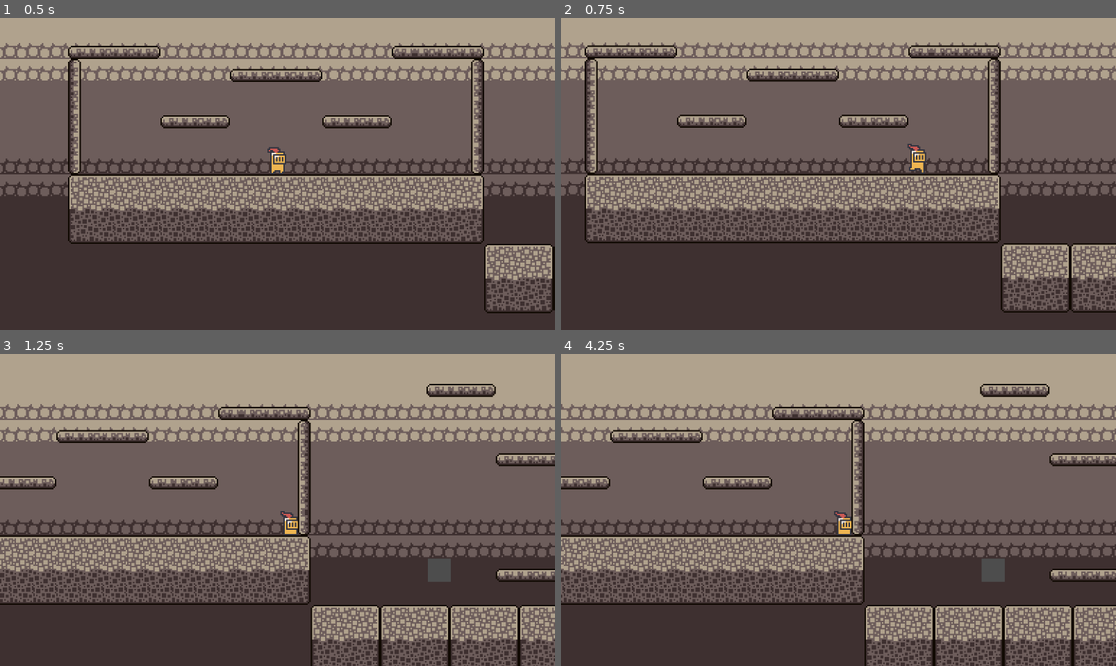
Above: before the commit, frames 1-4 (two rows, left to right).
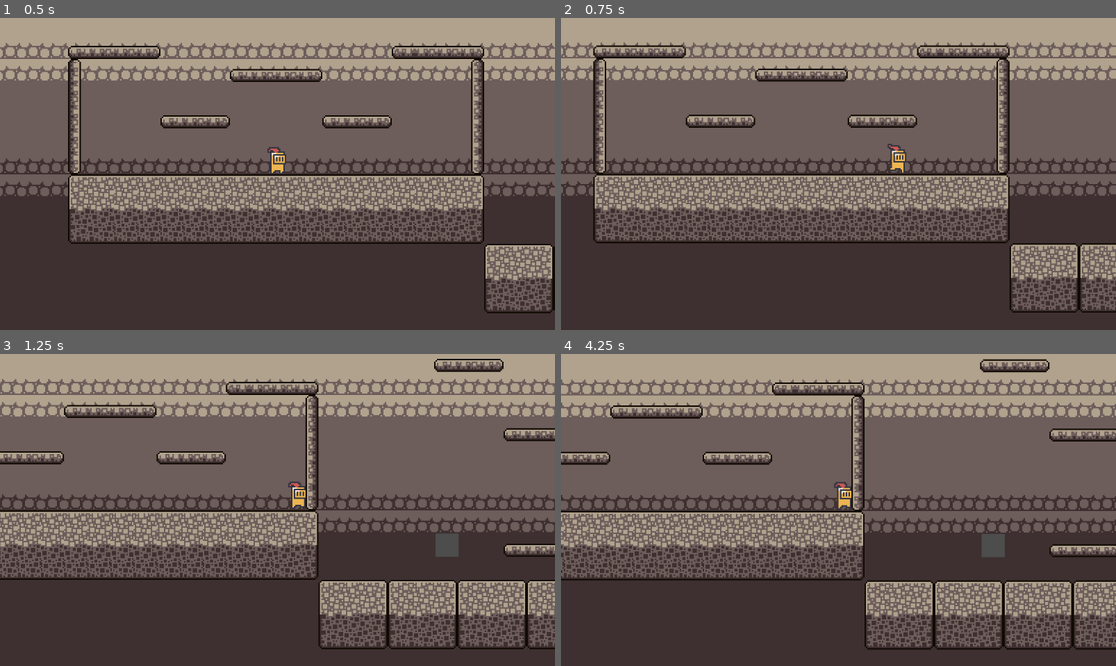
Above: after the commit, the same moments.

Repository: Amen-Haj-Brahim/experimental-godot-platformer
Game: Godot game, scene res://scenes/amjangame.tscn
Same seed, same stepped clock (60 frames per second), same inputs: the game is played once before the commit and once after it.
Inputs:
- Up to frame 1 (0.5 s): no input
- Up to frame 2 (0.75 s): hold D (move_right) from 0.53 s (still down); tap F (dash) at 0.6 s
- Up to frame 3 (1.25 s): keep holding D (move_right); tap Space (jump) at 0.77 s; tap Ctrl (stomp, bound only after the commit) at 0.8 s
- Up to frame 4 (4.25 s): tap Ctrl (stomp, bound only after the commit) at 1.35, 2.3, 2.85, 3.8 s; tap Space (jump) at 1.52, 3.02, 3.77 s; tap F (dash) at 1.55, 2.1, 3.05, 3.6 s; release D (move_right) at 2.03 s; hold A (move_left) 2.03-2.78 s; hold D (move_right) from 2.78 s (still down)

Frame 1 is identical in both runs. In frame 2, 20% of the frame differs, in the area x 0-100%, y 7-95%; in frame 3, 41%, in the area x 0-100%, y 1-100%; in frame 4, 38%.

Commit message:
added stomping

Diff:
--- a/project.godot
+++ b/project.godot
@@ -14,6 +14,14 @@
 run/main_scene="res://scenes/amjangame.tscn"
 config/features=PackedStringArray("4.3", "Forward Plus")
 config/icon="res://icon.svg"
+
+[display]
+
+window/size/mode=4
+window/size/initial_position_type=2
+window/size/initial_position=Vector2i(0, 3485)
+window/size/initial_screen=1
+window/size/borderless=true
 
 [input]
 
@@ -51,6 +59,11 @@
 , Object(InputEventKey,"resource_local_to_scene":false,"resource_name":"","device":-1,"window_id":0,"alt_pressed":false …(183 unchanged characters)…
 ]
 }
+stomp={
+"deadzone": 0.5,
+"events": [Object(InputEventKey,"resource_local_to_scene":false,"resource_name":"","device":-1,"window_id":0,"alt_pressed":false,"shift_pressed":false,"ctrl_pressed":false,"meta_pressed":false,"pressed":false,"keycode":0,"physical_keycode":4194326,"key_label":0,"unicode":0,"location":0,"echo":false,"script":null)
+]
+}
 
 [rendering]
 
--- a/scripts/playermovement.gd
+++ b/scripts/playermovement.gd
@@ -2,7 +2,8 @@
 
 const SPEED = 200.0
 const JUMP_VELOCITY = -350.0
-const DASH_SPEED = 800
+const DASH_SPEED = 650.0
+const MAX_FALL_SPEED=500.0
 
 @export_range(0,1) var acceleration=0.1
 @export_range(0,1) var deceleration=0.1
@@ -13,28 +14,27 @@
 var can_dash=true
 var dash_dir=1
 
-
 func _physics_process(delta):
-
 	# Add the gravity.
 	if not is_on_floor():
 		velocity += get_gravity() * delta
 
 	# Get the input direction and handle the movement/deceleration.
 	var direction=Input.get_vector("move_left","move_right","move_up","move_down")
+	var facing=Input.get_axis("move_left","move_right")
 	# Handle player actions.
 	jump(delta)
-	dash(direction)
+	dash(direction,facing)
 	player_move(direction)
 	flip(direction)
 	animations(direction)
-
+	stomp()
 	#speed up falling speed every tick by 2 until it reaches 400 and keep it constatn at 400
 	if velocity.y>0:
 		velocity.y+=2
 
-	if velocity.y>400:
-		velocity.y=400
+	if velocity.y>MAX_FALL_SPEED:
+		velocity.y=MAX_FALL_SPEED
 
 
 	move_and_slide()
@@ -59,12 +59,22 @@
 		jump_buffer_timer=0.0
 		velocity.y*=decelerate_jump
 
-func dash(direction):
-	if direction[0]!=0:
-		dash_dir=direction[0]
+func dash(direction,facing):
+	print("direction ",direction," velocity ",velocity," facing ",facing," dash dir ",dash_dir)
+	if facing!=0:
+		dash_dir=facing
 	if Input.is_action_just_pressed("dash") and can_dash:
-		velocity.x=DASH_SPEED*dash_dir
-		velocity.y=DASH_SPEED*direction[1]
+		if direction[1]!=0 and direction[0]==0:
+			velocity.y=JUMP_VELOCITY
+			print("vertical dash")
+		elif direction[0]!=0 and direction[1]!=0:
+			velocity=(DASH_SPEED*direction)*Vector2.ONE.normalized()
+			print("diagonal dash")
+		else:
+			velocity.x=DASH_SPEED*dash_dir
+			print("horizontal dash")
+		#velocity.x=DASH_SPEED*dash_dir
+		#velocity.y=DASH_SPEED*direction[1]
 		can_dash=false
 		$Timer.start()
 
@@ -87,3 +97,6 @@
 
 func _on_timer_timeout() -> void:
 	can_dash=true
+func stomp():
+	if Input.is_action_just_pressed("stomp") and not is_on_floor():
+		velocity.y=MAX_FALL_SPEED
